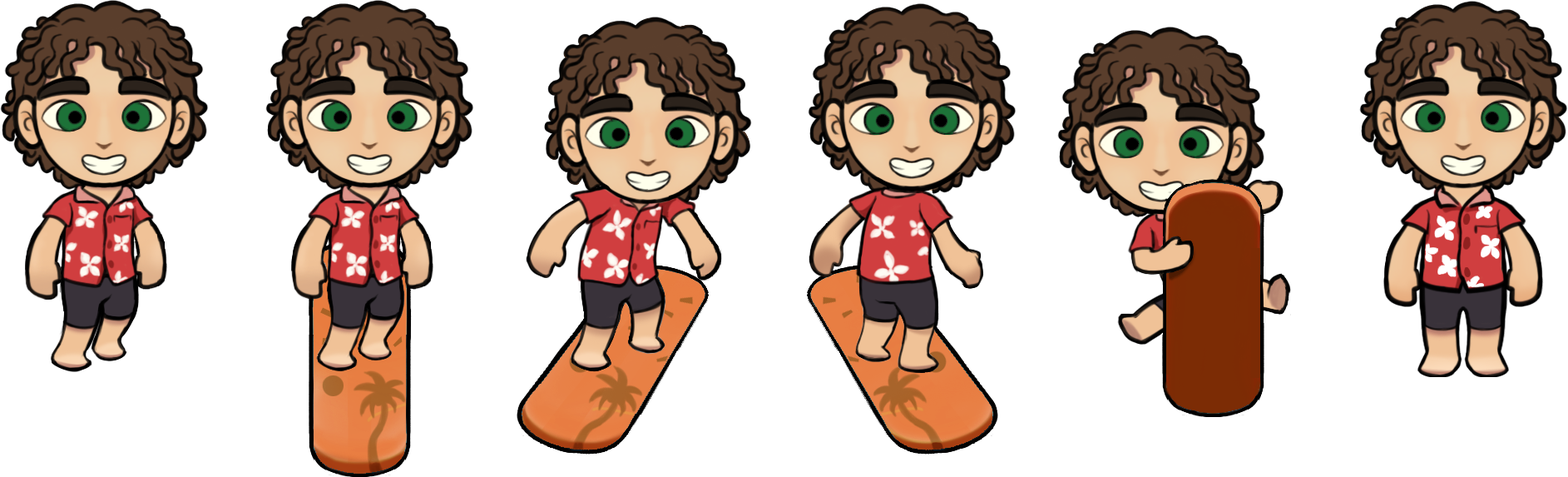
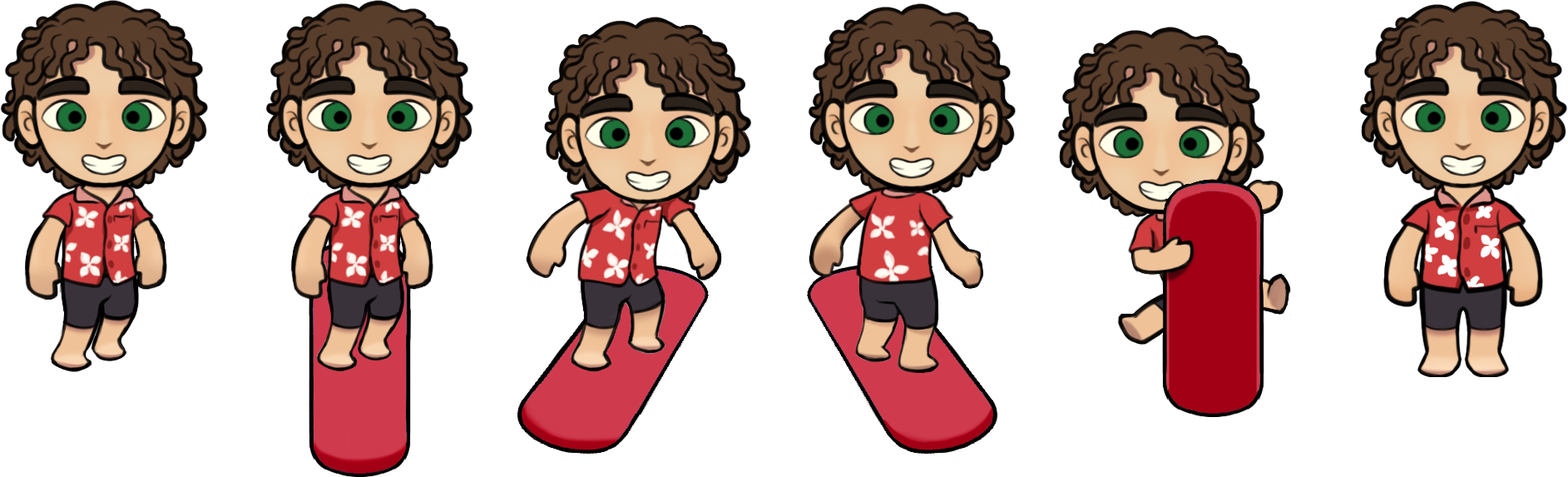
Revision of a layered 1568 × 477 image; what changed, layer by layer:
painted on "Board" over left=308, top=178, right=1267, bottom=477
